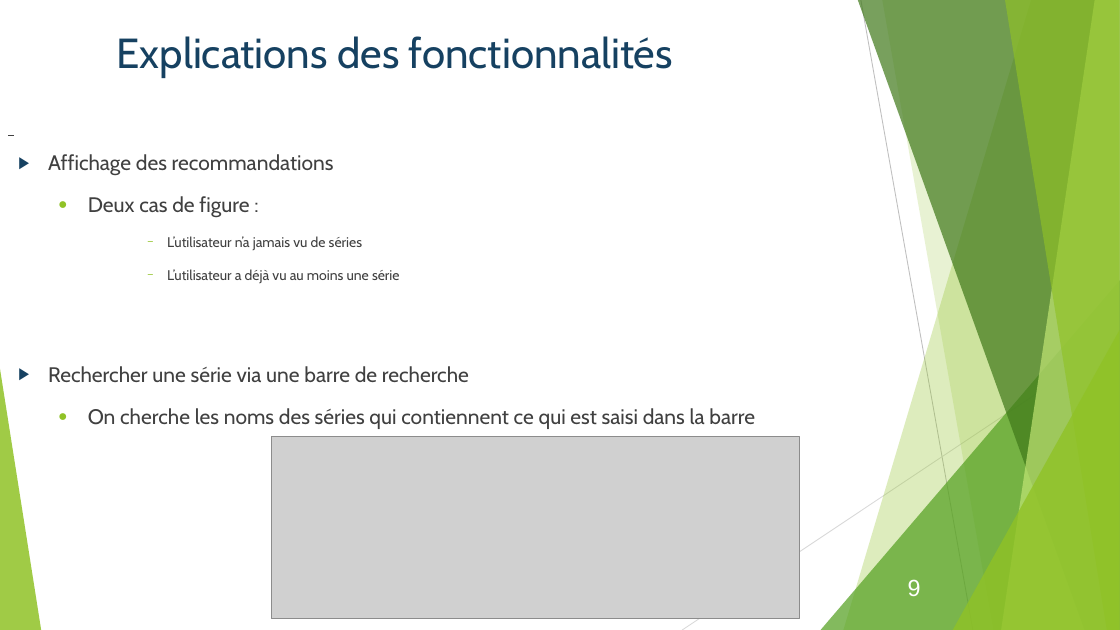
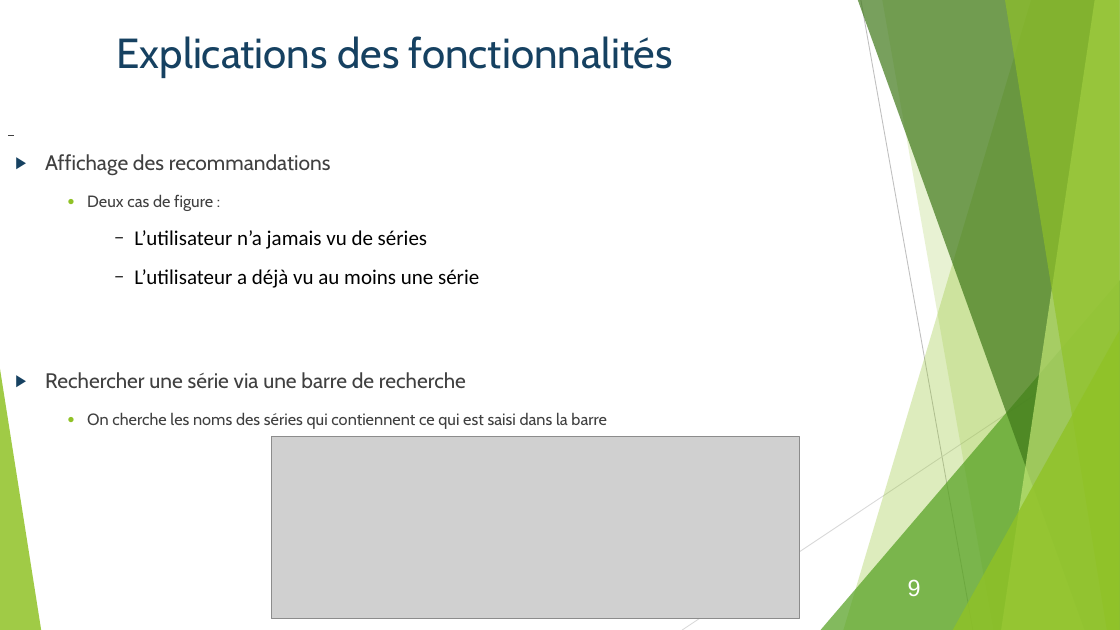
Before and after one commit to Bcante/recommandationSeries, a slide deck: slide 9 of diapoWebWindows.odp. Drawn at 1120x630 pixels with LibreOffice and Linux fonts; fonts in the diff are those of the drawing; grey boxes stand for pictures. Boxes give left, top, right and bottom in pixels: in the first picture for what was removed or moved away, otherwise in the second. Text is boxed around its words. In the diff, an @@ line names an element or a change of style, - is before the commit and + after.

```diff
--- a/diapoWebWindows.odp
+++ b/diapoWebWindows.odp
@@ text "Affichage des recommandations" at (45, 154, 607, 429): size 18 to 14 pt in "Deux cas de figure :", "On cherche les noms des séries qui ..."; size 12 to 18 pt, font Cabin to Calibri, text colour #404040 to #000000 in "L’utilisateur n’a jamais vu de séries", "L’utilisateur a déjà vu au moins une ..."; list level 1 to 2 in "Affichage des recommandations"; list level 2 to 4 in "Deux cas de figure :"; list level 4 to 7 in "L’utilisateur n’a jamais vu de ..."; line spacing 1 to 0.9; bullet colour #90C226 to #000000; list level 4 to 7 in "L’utilisateur a déjà vu au ..."; list level 1 to 2 in "Rechercher une série via une ..."; list level 2 to 4 in "On cherche les noms des ..." @@
```
Also in this commit, not shown: 10 other slides changed, 1 slide added, 1 slide removed.
